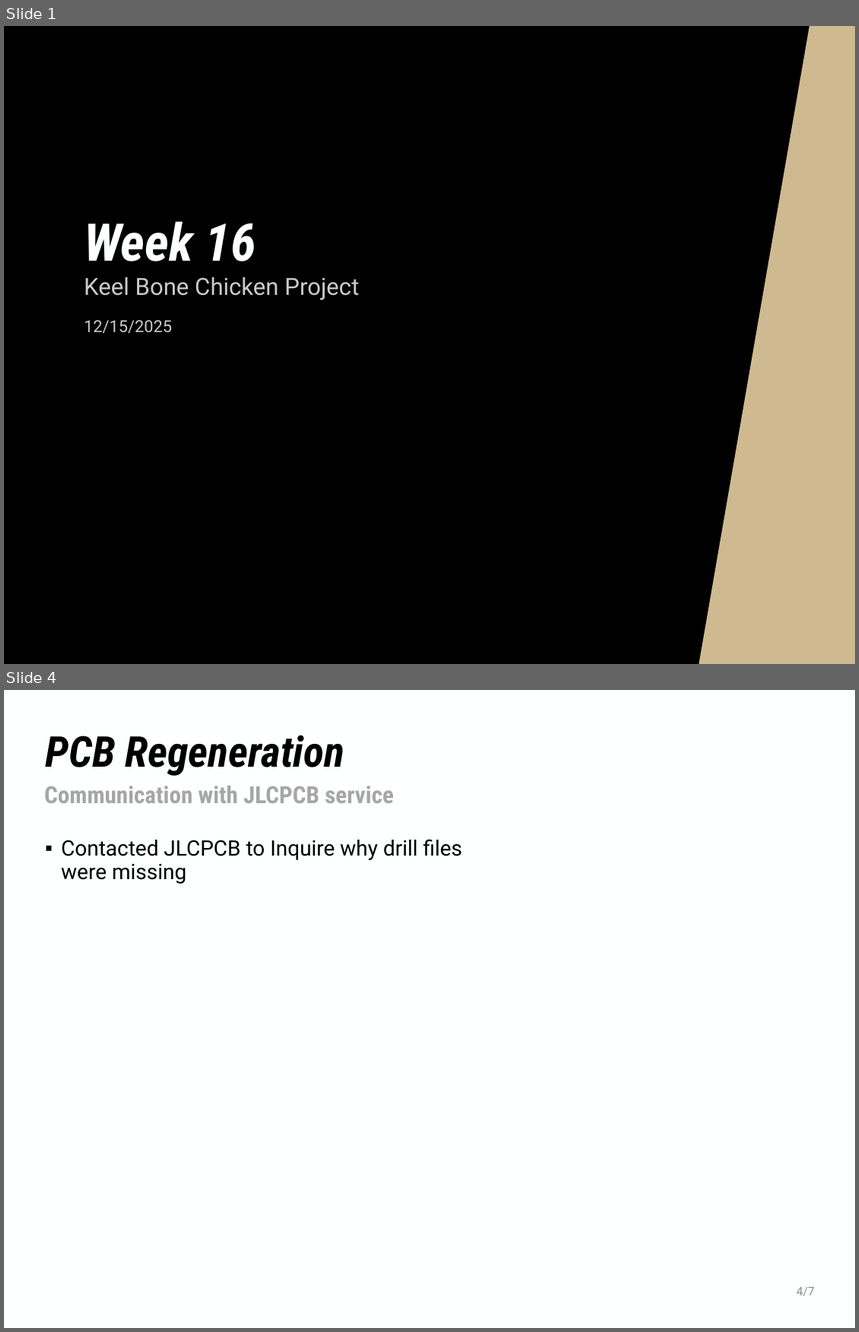
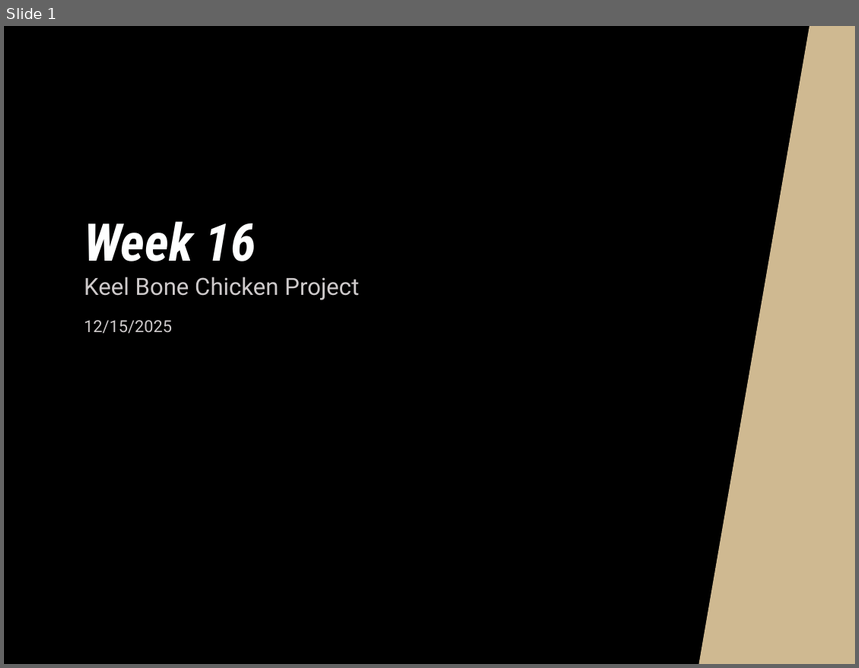
Before and after one commit to NHuang58/Biomedical_Device_PCB, a slide deck: Documentation/Slides/Week_16.pptx. Shown one above the other, each under a label of ours: slides 1 and 4 before the commit, slide 1 after it; the slides between them are not shown. The pictures are 859x1332 and 859x668 pixels, drawn with LibreOffice and Linux fonts; fonts in the diff are those of the drawing; background and template pictures are left out. Boxes give left, top, right and bottom in pixels: in the first picture for what was removed or moved away, otherwise in the second. Text is boxed around its words. In the diff, an @@ line names an element or a change of style, - is before the commit and + after.

```diff
--- a/Documentation/Slides/Week_16.pptx
+++ b/Documentation/Slides/Week_16.pptx
@@ slide 4 removed at (4, 690, 855, 1328), background #FEFFFF @@
@@ title removed at (45, 735, 344, 776) @@
-PCB Regeneration
@@ text removed at (44, 786, 394, 803) @@
-Communication with JLCPCB service
@@ text removed at (61, 839, 463, 884) @@
-▪ Contacted JLCPCB to Inquire why drill files were missing
@@ text removed at (797, 1287, 815, 1296) @@
-4/7
```
Also in this commit, not shown: 4 slides changed, 5 slides added, 5 other files.
